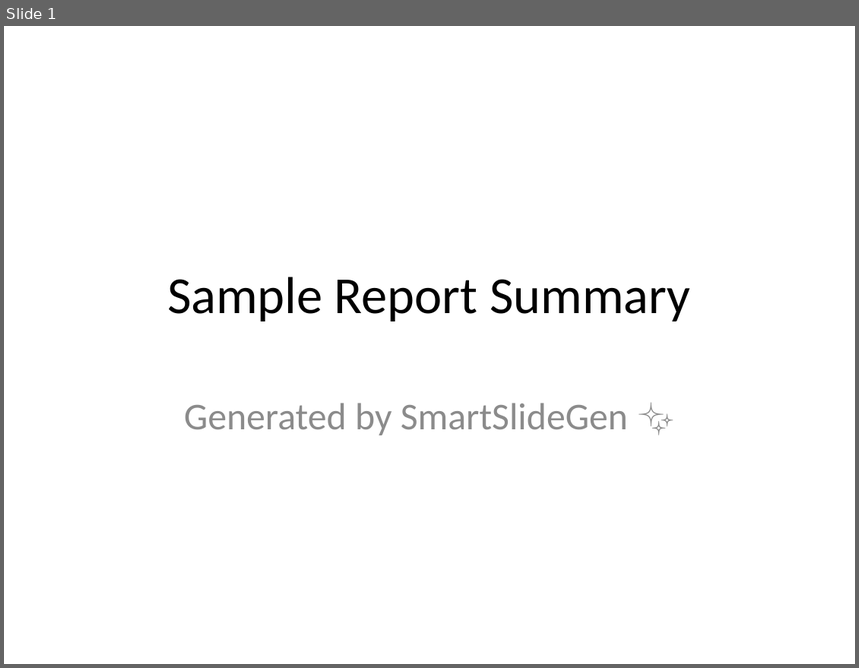
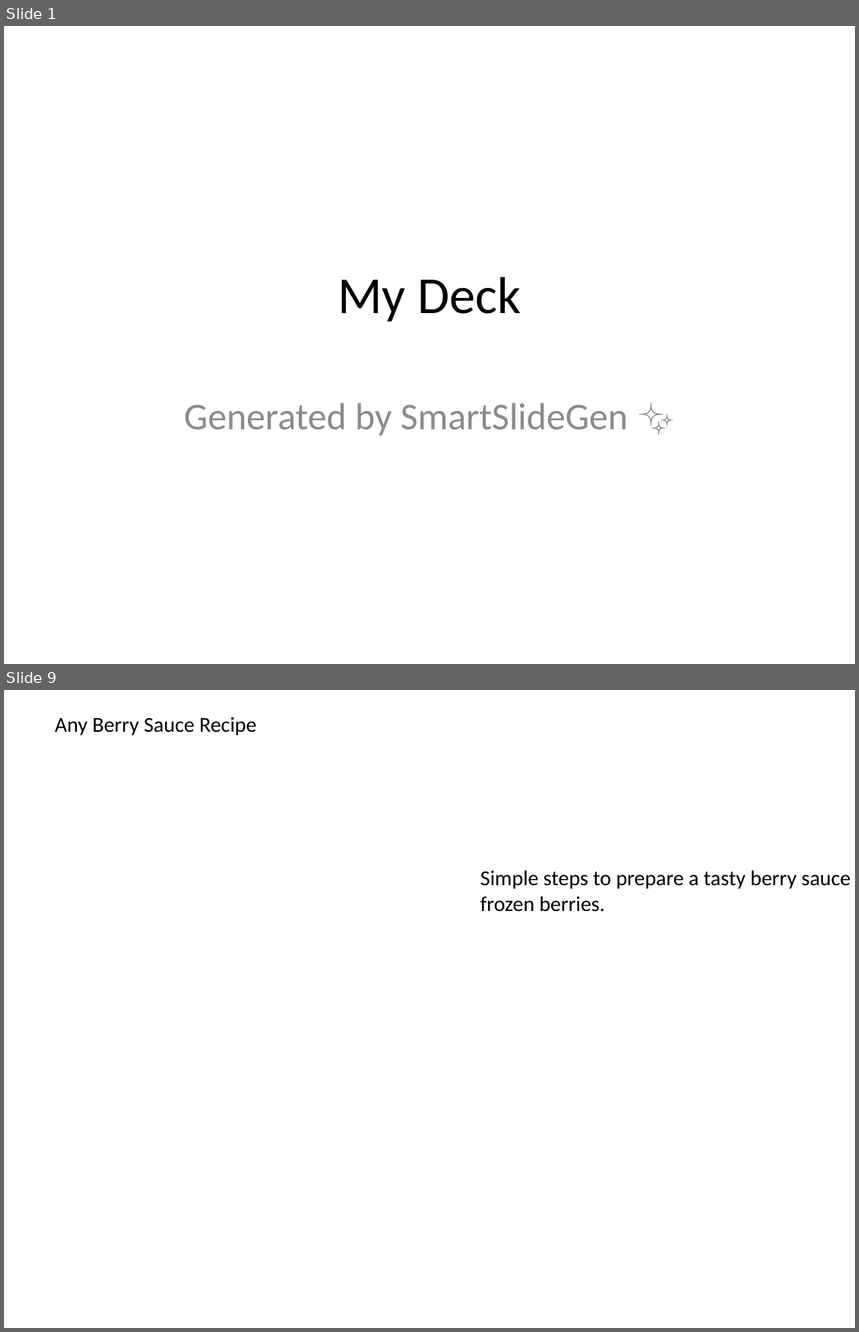
Before and after one commit to abhishek-bagepalli/The-Slide-Whisperer, a slide deck: output.pptx. Shown one above the other, each under a label of ours: slide 1 before the commit, slides 1 and 9 after it; the slides between them are not shown. The pictures are 859x668 and 859x1332 pixels, drawn with LibreOffice and Linux fonts; fonts in the diff are those of the drawing. Boxes give left, top, right and bottom in pixels: in the first picture for what was removed or moved away, otherwise in the second. Text is boxed around its words. In the diff, an @@ line names an element or a change of style, - is before the commit and + after.

```diff
--- a/output.pptx
+++ b/output.pptx
@@ slide 9 added at [4, 690, 855, 1328], background #FFFFFF @@
@@ text added at [55, 717, 256, 736], 18 pt, text #000000 @@
+Any Berry Sauce Recipe
@@ text added at [481, 870, 851, 912], 18 pt, text #000000 @@
+Simple steps to prepare a tasty berry sauce using fresh or frozen berries.
@@ slide 1 changed as well @@
@@ title at [338, 277, 521, 322]: text changed @@
-Sample Report Summary
+My Deck
```
Also in this commit, not shown: 7 other slides added, 5 slides removed, 14 other files.
